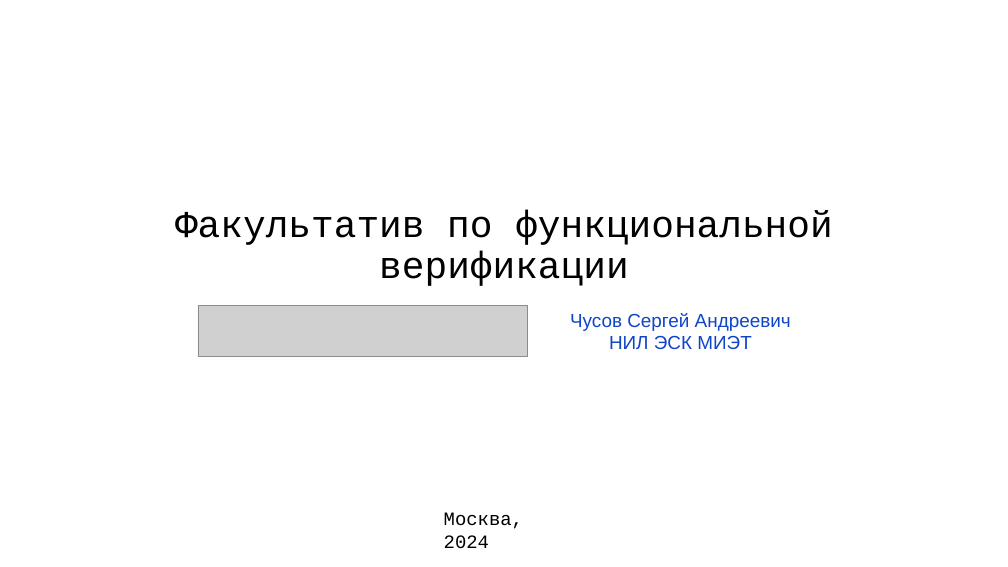
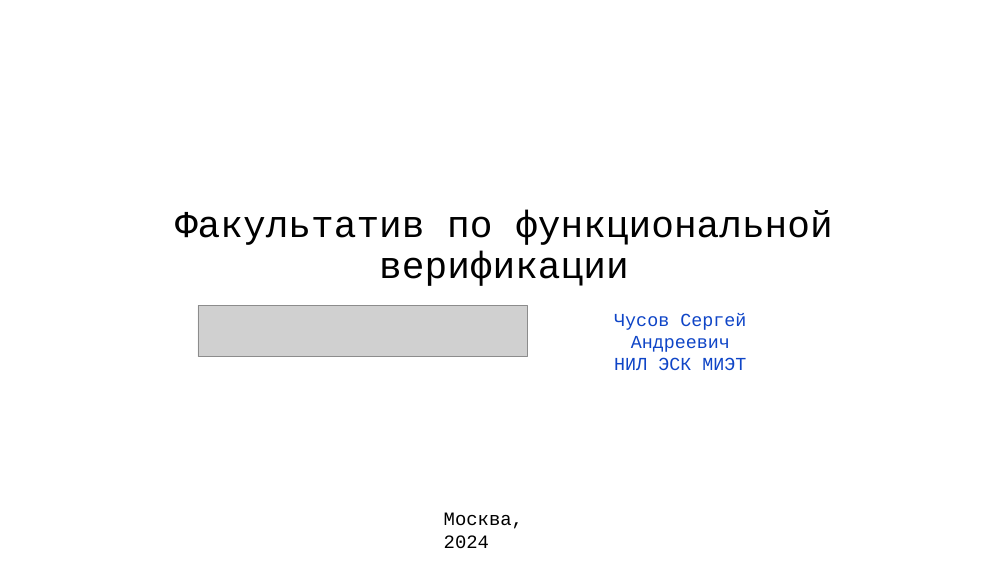
Before and after one commit to serge0699/verif_elective_miet, a slide deck: slide 1 of common/doc/preview.pptx. Drawn at 1008x567 pixels with LibreOffice and Linux fonts; fonts in the diff are those of the drawing; grey boxes stand for pictures. Boxes give left, top, right and bottom in pixels: in the first picture for what was removed or moved away, otherwise in the second. Text is boxed around its words. In the diff, an @@ line names an element or a change of style, - is before the commit and + after.

```diff
--- a/common/doc/preview.pptx
+++ b/common/doc/preview.pptx
@@ text "Чусов Сергей Андреевич НИЛ ЭСК ..." at (x1=614, y1=313, x2=746, y2=370): size 18 to 17.5 pt, font Arial to Courier New @@
```
Also in this commit, not shown: 1 other file.
